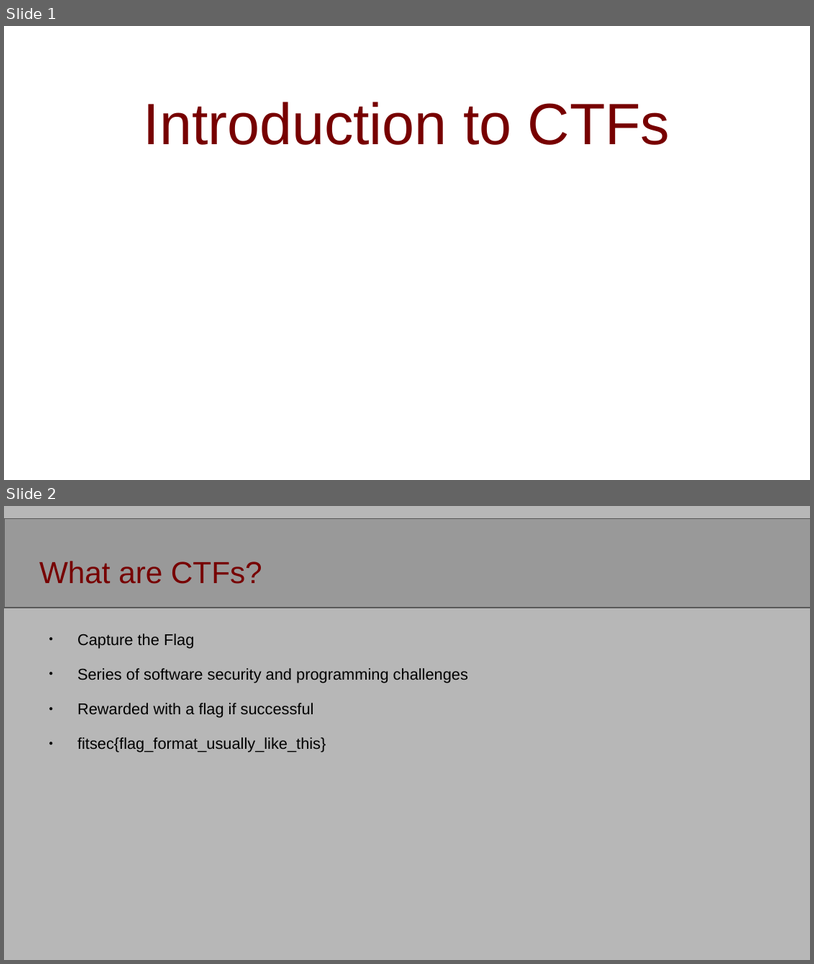
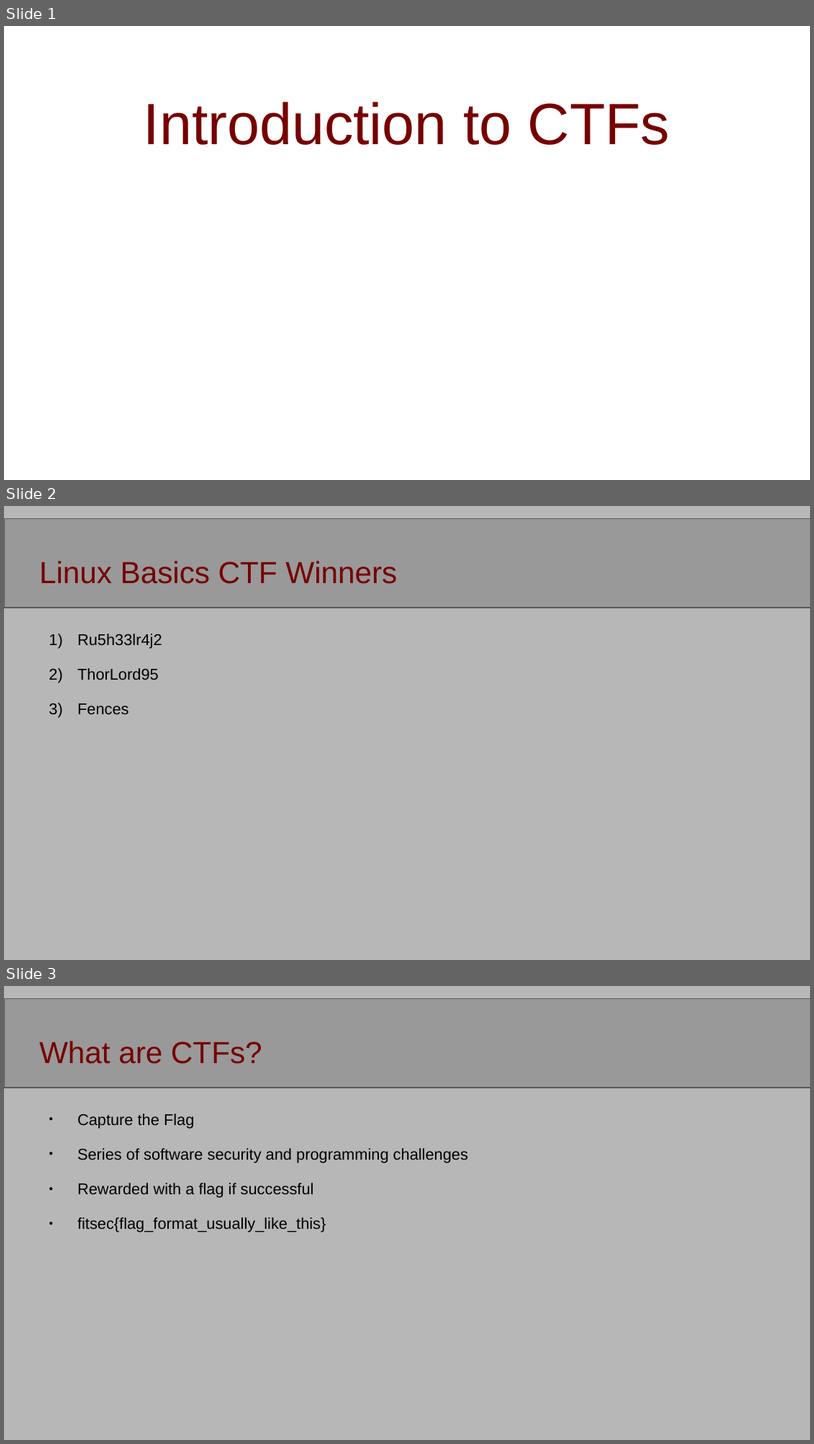
Before and after one commit to Night-jmp/IntroToCTF, a slide deck: intro_to_ctf/intro_to_ctf.pptx. Shown one above the other, each under a label of ours: slides 1 and 2 before the commit, slides 1, 2 and 3 after it. The pictures are 814x964 and 814x1444 pixels, drawn with LibreOffice and Linux fonts; fonts in the diff are those of the drawing; background and template pictures are left out. Boxes give left, top, right and bottom in pixels: in the first picture for what was removed or moved away, otherwise in the second. Text is boxed around its words. In the diff, an @@ line names an element or a change of style, - is before the commit and + after.

```diff
--- a/intro_to_ctf/intro_to_ctf.pptx
+++ b/intro_to_ctf/intro_to_ctf.pptx
@@ slide 2 added at box(4, 506, 810, 960), background #B7B7B7; not listed: 1 template element that a slide beside it also shows @@
@@ text added at box(39, 561, 397, 584), 27.2 pt, text #770000 @@
+Linux Basics CTF Winners
@@ text added at box(77, 633, 162, 714), 14 pt, text #000000 @@
+1) Ru5h33lr4j2
+2) ThorLord95
+3) Fences
@@ what was slide 2 is now slide 3 @@
```
Also in this commit, not shown: 3 slides changed, 1 other slide added, 2 other files.
